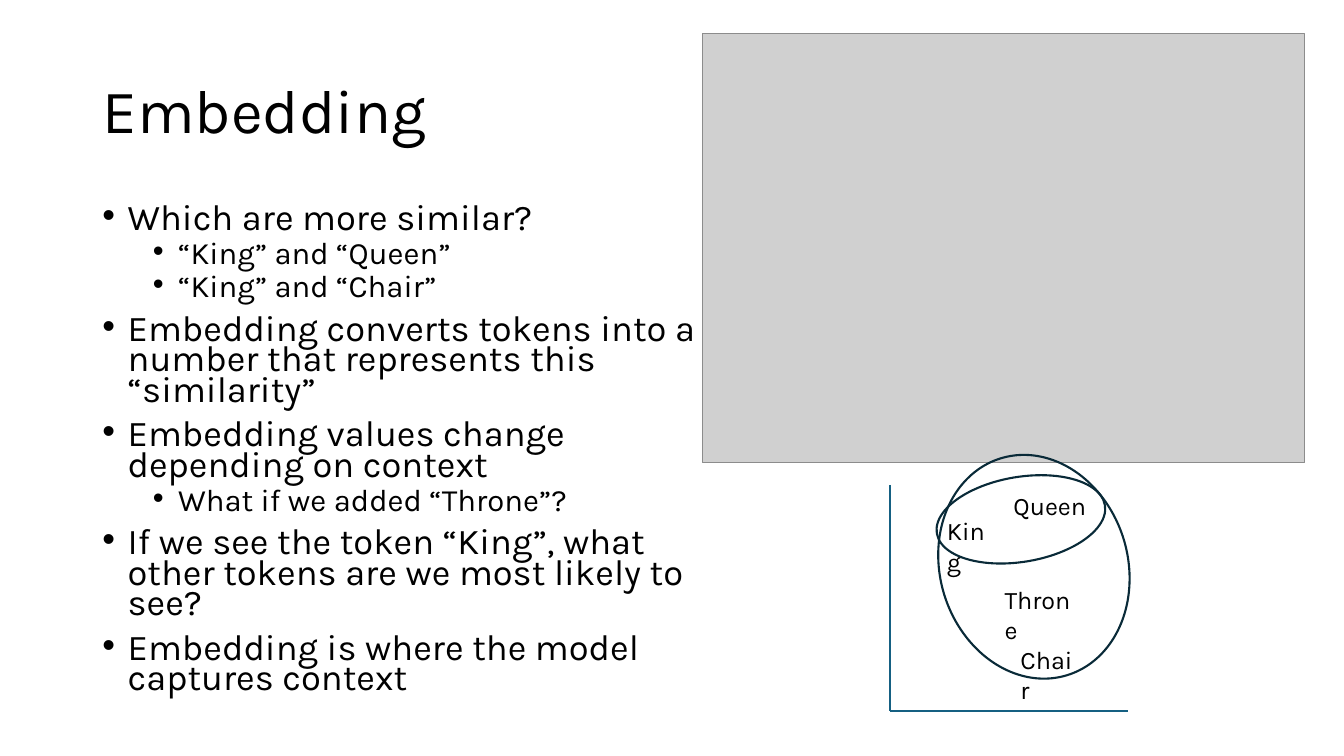
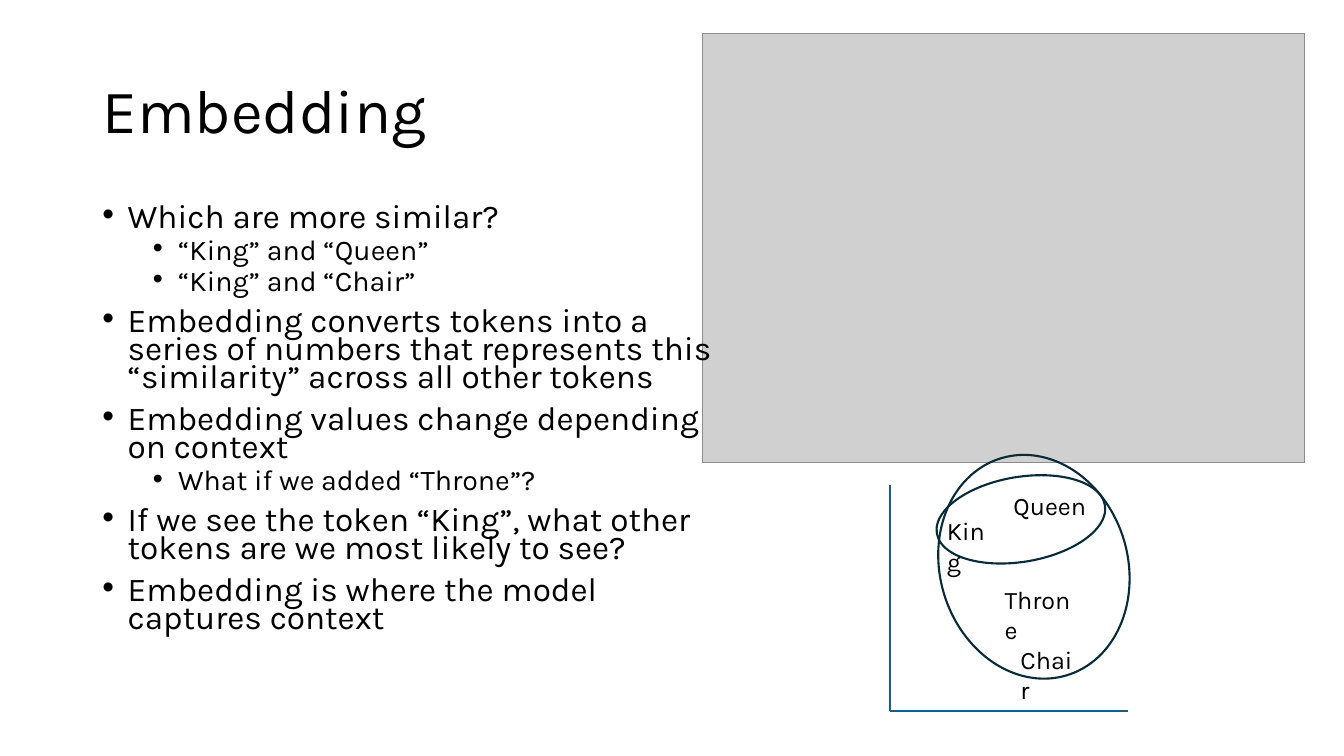
Before and after one commit to DeonRoos/stats-for-biologists, a slide deck: slide 12 of Lectures/BI3010 Lecture XX Large Language Models.pptx. Drawn at 1344x756 pixels with LibreOffice and Linux fonts; fonts in the diff are those of the drawing; grey boxes stand for pictures. Boxes give left, top, right and bottom in pixels: in the first picture for what was removed or moved away, otherwise in the second. Text is boxed around its words. In the diff, an @@ line names an element or a change of style, - is before the commit and + after.

```diff
--- a/Lectures/BI3010 Lecture XX Large Language Models.pptx
+++ b/Lectures/BI3010 Lecture XX Large Language Models.pptx
@@ text at bbox=[128, 205, 699, 637]: size 25.9 to 23.8 pt in "Which are more similar?", "Embedding values change depending on context", "If we see the token “King”, what ...", "Embedding is where the model captures context"; size 22.2 to 20.4 pt in "“King” and “Queen”", "“King” and “Chair”", "What if we added “Throne”?" @@
@@ text at bbox=[128, 309, 711, 396]: text changed; size 25.9 to 23.8 pt @@
-• Embedding converts tokens into a number that represents this “similarity”
+• Embedding converts tokens into a series of numbers that represents this “similarity” across all other tokens
```
Also in this commit, not shown: 2 other slides changed, 6 slides added.
